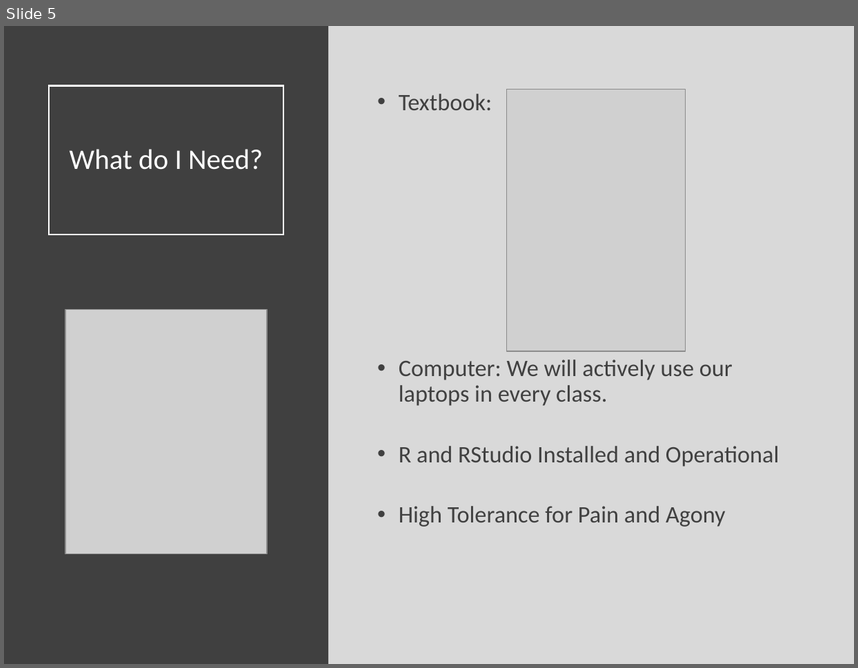
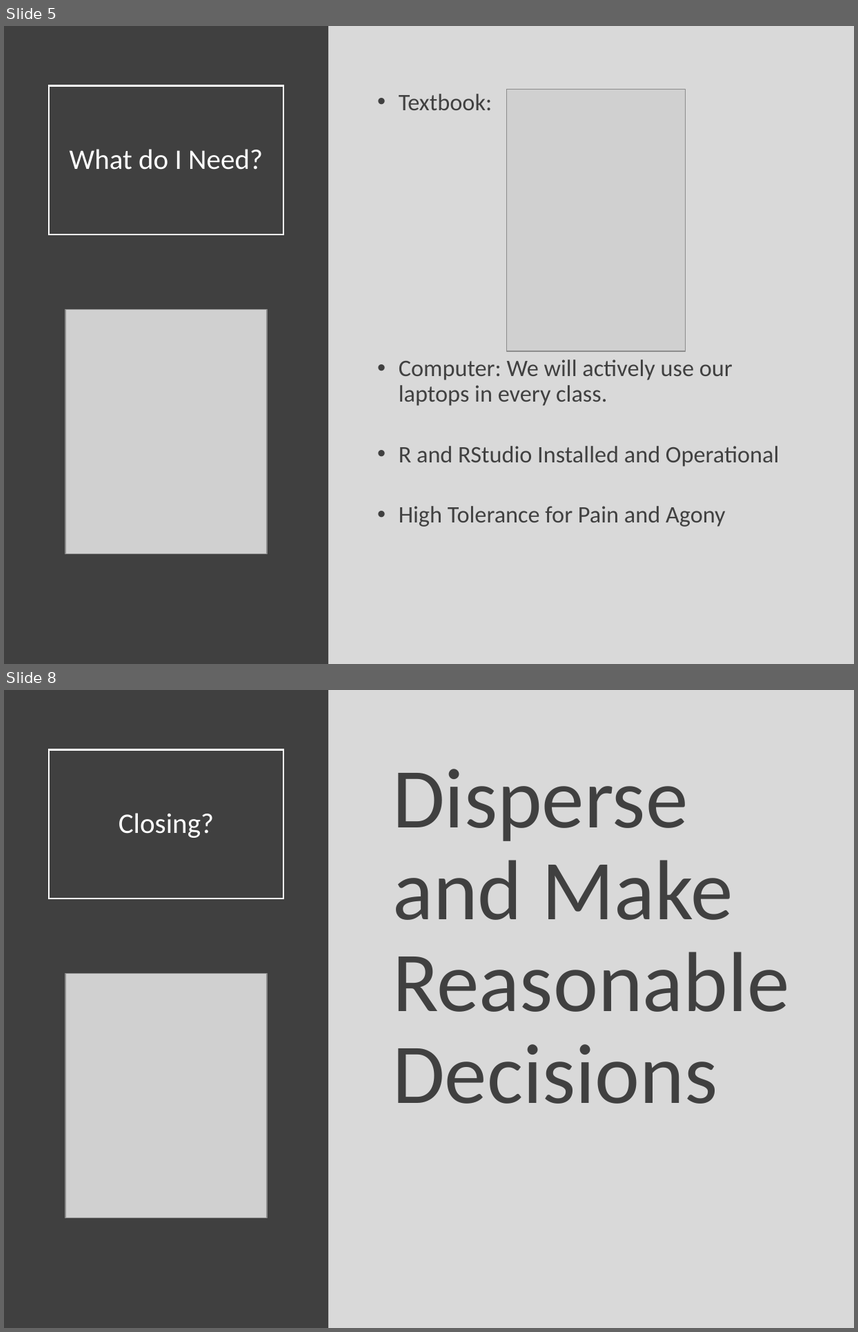
Before and after one commit to Yixf-Self/STOR320_WEBSITE, a slide deck: Lectures/Lecture 1/STOR 320 Lecture 1.pptx. Shown one above the other, each under a label of ours: slide 5 before the commit, slides 5 and 8 after it; the slides between them are not shown. The pictures are 858x668 and 858x1332 pixels, drawn with LibreOffice and Linux fonts; fonts in the diff are those of the drawing; grey boxes stand for pictures. Boxes give left, top, right and bottom in pixels: in the first picture for what was removed or moved away, otherwise in the second. Text is boxed around its words. In the diff, an @@ line names an element or a change of style, - is before the commit and + after.

```diff
--- a/Lectures/Lecture 1/STOR 320 Lecture 1.pptx
+++ b/Lectures/Lecture 1/STOR 320 Lecture 1.pptx
@@ slide 8 added at (4, 690, 854, 1328), background #D9D9D9 @@
@@ rectangle added at (4, 690, 329, 1328), fill #404040 @@
@@ title added at (49, 749, 283, 898), outline #FFFFFF 1.5 pt, 24 pt, text #FFFFFF @@
+Closing?
@@ text added at (392, 769, 790, 1103), 72 pt, text #404040 @@
+Disperse and Make Reasonable Decisions
@@ picture added at (65, 973, 267, 1217) @@
```
Also in this commit, not shown: 2 slides changed, 1 other slide added, 2 slides removed, 5 other files.
